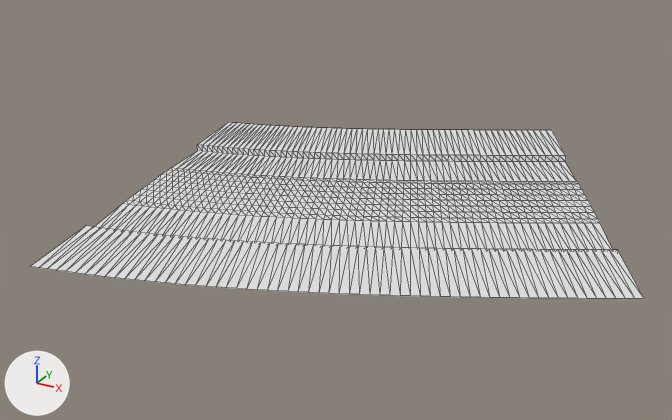
Renders of the glTF model public/assets/gen4/models/track-22.glb from each side of a commit.
Before and after are seen from a 50 mm lens placed at (356.0, -601.4, 56.0), pointed at (299.8, -499.3, 5.0). Every picture has the same lights, and +X, +Y and +Z are marked at lower left. The picture after the commit comes second. Mesh edges are drawn as thin lines. Vertices at exactly the same position are counted once.

In view in the first picture: 'track-22'.
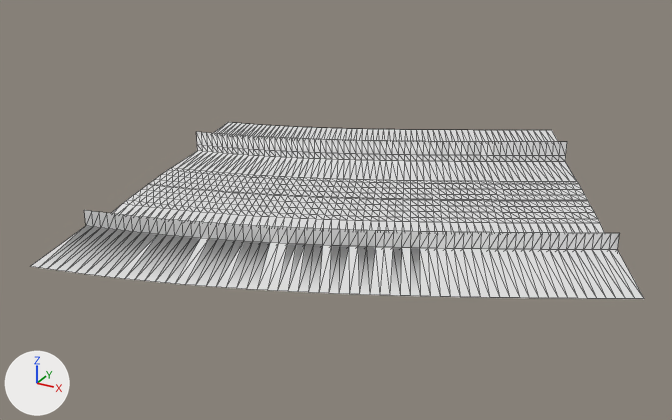
The change, as a list of edits to the scene's bpy script:
```text
Change me_track_22:
    used by ob_track_22; location = (0.0, 0.0, 0.0)
    remove me_track_22.from_pydata(...)  # 945 vertices, 1736 faces; spans x 267.1..342.5, y -533.3..-457.8, z 5.1..6.9
    add me_track_22.from_pydata(...)  # 1134 vertices, 2108 faces; spans x 267.1..342.5, y -533.3..-457.8, z 5.1..9.1
    me_track_22 part 1: 63 vertices removed from x 272.3..329.8, y -505.5..-482.9, z 5.6..6.4; 126 vertices added at x 272.3..329.9, y -505.7..-482.7, z 5.6..6.4
    me_track_22 part 2: 63 vertices added at x 275.3..337.1, y -521.5..-497.4, z 8.3..9.1
    me_track_22 part 3: 63 vertices added at x 269.3..322.5, y -489.6..-468.5, z 8.3..9.1
```

What differs and where, as boxes [x1, y1, x2, y2] in the pictures (672 x 420 px; the box of a moved part takes in the faces that stretch with it):
part 1 of me_track_22, moved or reshaped: [141, 180, 591, 207] in both
part 2 of me_track_22, added: after [84, 210, 620, 250]
part 3 of me_track_22, added: after [196, 132, 567, 156]
